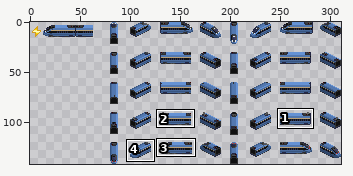
Sprite sheet: src/locomotive/KTX/EUM_32bpp.png. Above: a wide view before the commit, with the close-up outlined.
Close-up. As it was:
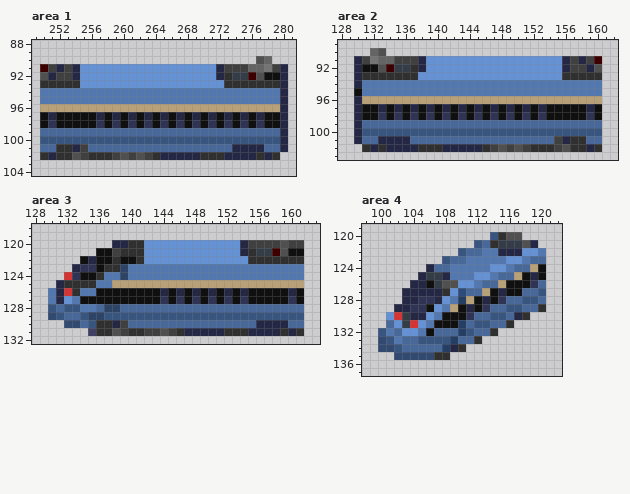
The file is 311x142 pixels. Shown: area 1: x 249..281, y 88..104; area 2: x 128..162, y 89..103; area 3: x 128..163, y 118..132; area 4: x 98..122, y 119..137. The commit also changed other parts of the picture, which this record leaves out.
The result:
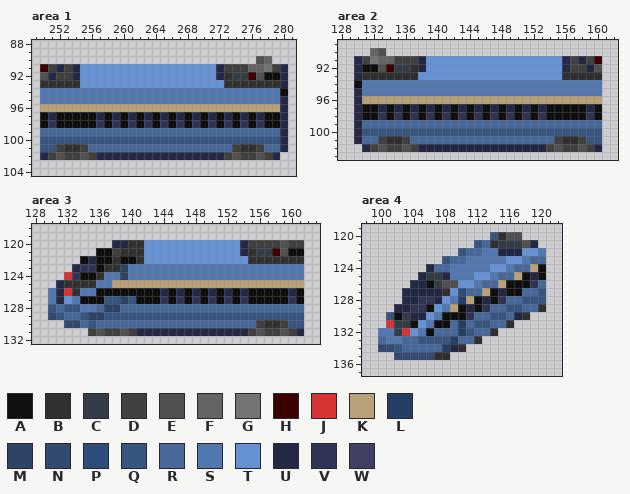
Palette (. is transparent): A #101010  B #303030  C #343c48  D #404040  E #505050  F #646464  G #747474  H #3c0000  J #d43434  K #b8a078  L #243e64  M #2d4466  N #324a6f  P #2e4c7a  Q #385580  R #476899  S #5378af  T #6592d4  U #242844  V #303454  W #404064
Changes in this commit:
--- area 1
@@ x 278..281 @@
  93 BBU.
- 94 SSU.
+ 94 SSA.
  95 SSU.
@@ x 249..281 @@
 100 .QQQQQQQQQQQQQQQQQQQQQQQQQQQQQQU.
-101 .RRBBUDRRRRRRRRRRRRRRRRRRUUUURRU.
-102 .BUBBEDBBBDEDEDBUUUUUBBBUUUUBUB..
+101 .QQDBBDRRRRRRRRRRRRRRRRRRDBBDRRU.
+102 .UDEDDEDUUUUUUUUUUUUUUUUDEDDEDU..
 103 .................................
--- area 2
@@ x 128..132 @@
  93 ..UBB
- 94 ..USS
- 95 ..ASS
+ 94 ..ASS
+ 95 ..USS
  96 ..UKK
@@ x 128..162 @@
 100 ..UQQQQQQQQQQQQQQQQQQQQQQQQQQQQQQ..
-101 ..URRUUUURRRRRRRRRRRRRRRRRRDUBBRR..
-102 ...BUBUUUUBBBUUUUUBDEDEDBBBDEBBUB..
+101 ..URRDBBDRRRRRRRRRRRRRRRRRRDBBDQQ..
+102 ...UDEDDEDUUUUUUUUUUUUUUUUDEDDEDU..
 103 ...................................
--- area 3
@@ x 128..163 @@
 126 ..SUJBSSAAAAAAAAUAUAUAUAUAUAAAAAUA..
-127 ..SUTSAAAAAAAAAAVAVAVAVAVAVAAAAAVA..
+127 ..SUTSAAAQQMQAAAVAVAVAVAVAVAAAAAVA..
 128 ..QRQQSSRMMRRRRRRRRRRRRRRRRRRRRRRR..
 129 ..NQRRQMMQQQQQQQQQQQQQQQQQQQQQQQQQ..
-130 ....NNRQBBUDRRRRRRRRRRRRRRRRUUUURR..
-131 .......WBBEDBBDDEDBUUUUUBBBUUUUBUB..
+130 ....NNRQRRRRRRRRRRRRRRRRRRRRDBBDQQ..
+131 .......DEDDEDUUUUUUUUUUUUUUDEDDEDU..
 132 ....................................
--- area 4
@@ x 98..122 @@
 127 .....UUUUUBTPRRKAUAARRQ..
-128 .....UUVVUTSLKAUAVRRQQR..
+128 .....UUVVUTSLKAUAVRRQQQ..
 129 ....UUVVATSKAUAVRRQQRRB..
-130 ...TJCUUTSAAAVRRQQRUB....
-131 ...RTCJTSAAALRQQRRB......
-132 ..QSRTTSARRRLQRRB........
-133 ..NQSRRQQQQLRRB..........
+130 ...QACUUTSAAAVRRQQRUB....
+131 ...JCCATSAARLRQQRRB......
+132 ..SSCJTSARRRLQRRB........
+133 ..RSSRRQQQQLRRB..........
 134 ..NNQRRRRRLUB............
